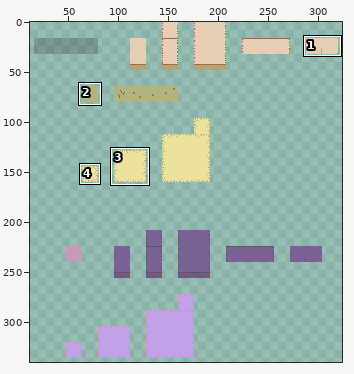
Sprite sheet, stored at Assets/Environment/new_tiles.png. The picture above shows the old version from afar; the outline marks the close-up.
Close-up. Before the commit:
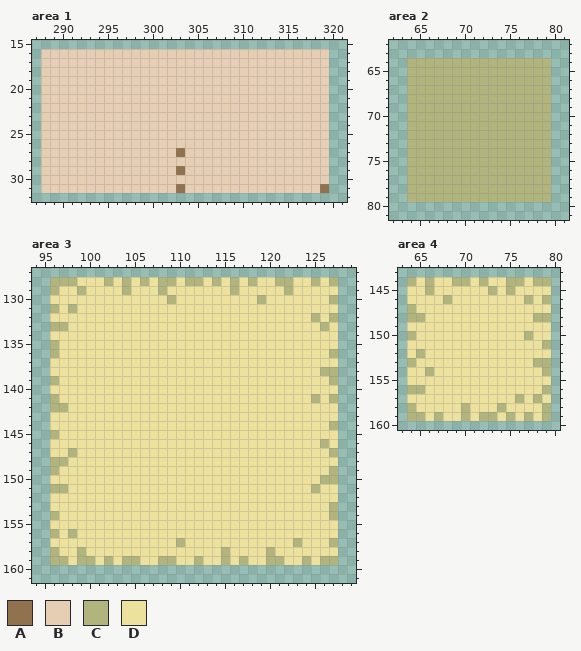
The file is 400x400 pixels. Shown: area 1: x 287..321, y 15..32; area 2: x 62..81, y 62..81; area 3: x 94..129, y 127..161; area 4: x 63..80, y 143..160. The wide view leaves out empty margins. The commit also changed other parts of the picture, which this record leaves out.
Palette (. is transparent): A #91724e  B #e5ceb4  C #b2b47e  D #ede19e
New version:
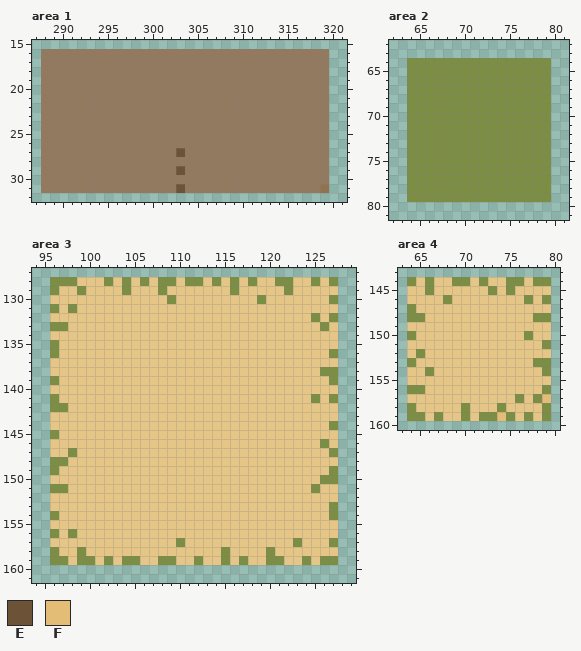
Colours new in this view: E #6c5337  F #e3bd75
From old to new:
Colour B changes from #e5ceb4 to #93795d.
Colour C changes from #b2b47e to #7c8d44.
Colour D changes from #ede19e to #e6c687.
Area 1:
The edit turns colour A into colour E in row 27 at x 303; in row 29 at x 303; in row 31 at x 303.
Area 4:
The edit turns colour D into colour F in row 157 at x 79; in row 159 at x 74.
